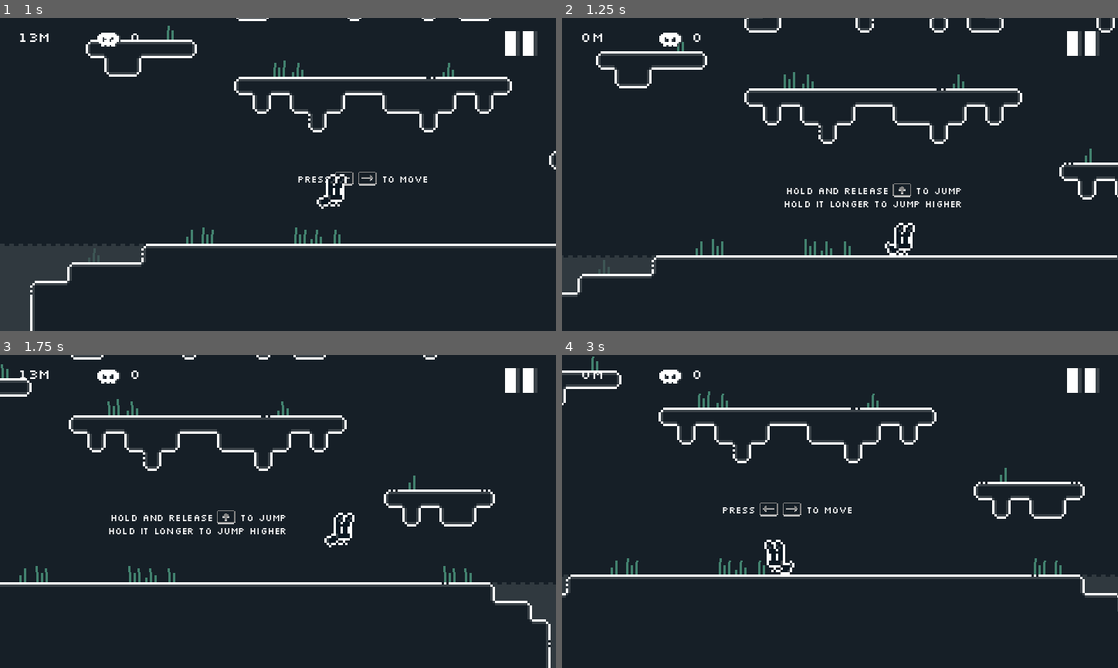
Above: before the commit, frames 1-4 (two rows, left to right).
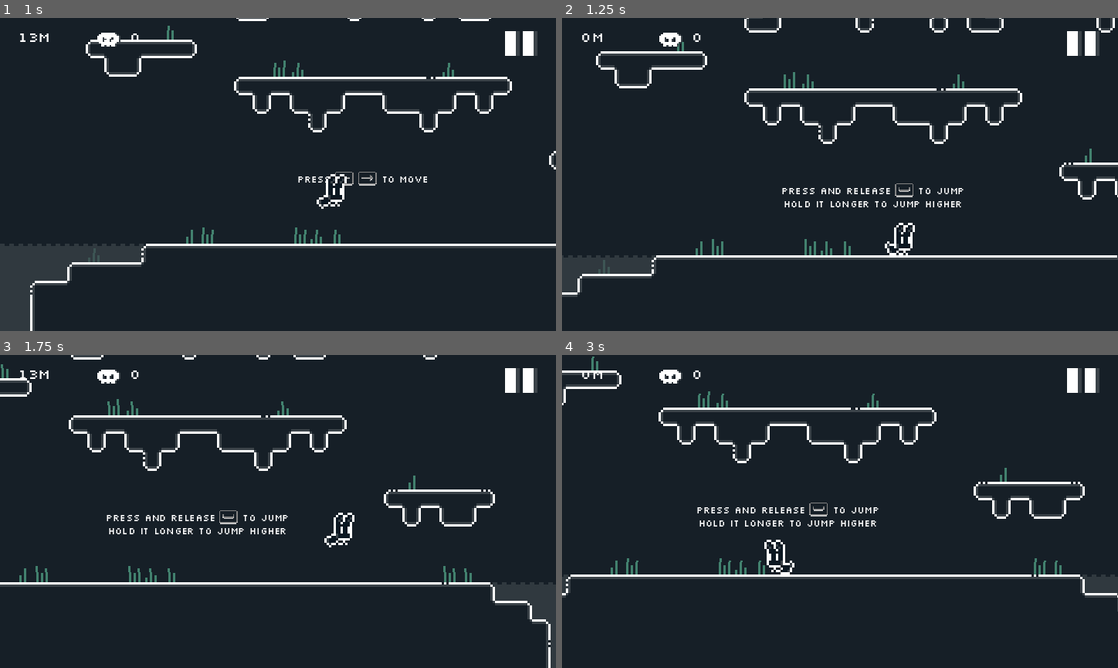
Above: after the commit, the same moments.

Repository: adityarahmanda/RabvantureGodot
Game: Godot game, scene res://Scenes/Game.tscn
The game is run twice, just before and just after one commit, with the same random seed, the same clock (stepped at 60 frames per second) and the same inputs.
Inputs:
- Up to frame 1 (1 s): hold Right (ui_right) from 0.53 s (still down); tap Space (ui_select) at 0.77 s
- Up to frame 2 (1.25 s): keep holding Right (ui_right)
- Up to frame 3 (1.75 s): keep holding Right (ui_right); tap Space (ui_select) at 1.52 s
- Up to frame 4 (3 s): release Right (ui_right) at 2.03 s; hold Left (ui_left) from 2.03 s (still down)

Frame 1 is identical in both runs. In frame 2, 0.4% of the frame differs, in the area x 39-73%, y 52-58%; in frame 3, 0.4%; in frame 4, 0.7%, in the area x 24-57%, y 47-55%.

Commit message:
implement localization and fix jump button image on device with no touchscreen

Diff:
--- a/Components/TutorialManager.tscn
+++ b/Components/TutorialManager.tscn
@@ -1,9 +1,10 @@
-[gd_scene load_steps=7 format=3 uid="uid://b2ybqbou1we7y"]
+[gd_scene load_steps=8 format=3 uid="uid://b2ybqbou1we7y"]
 
 [ext_resource type="Script" path="res://Scripts/_Core/TutorialManager.gd" id="1_otsab"]
 [ext_resource type="Texture2D" uid="uid://cstfx8xbjy1ce" path="res://Sprites/SpriteAtlas/LeftInputButton.tres" id="2_l3073"]
 [ext_resource type="Texture2D" uid="uid://l0gsbd8ud23h" path="res://Sprites/SpriteAtlas/RightInputButton.tres" id="3_4vkom"]
 [ext_resource type="Texture2D" uid="uid://b5ki4c688fvaf" path="res://Sprites/SpriteAtlas/JumpInputButton.tres" id="4_6dsrm"]
+[ext_resource type="Texture2D" uid="uid://cpjxuoq48pwpg" path="res://Sprites/space_input.png" id="5_levo2"]
 
 [sub_resource type="RectangleShape2D" id="RectangleShape2D_fs54y"]
 size = Vector2(112, 73)
@@ -13,22 +14,21 @@
 
 [node name="TutorialManager" type="Node2D"]
 script = ExtResource("1_otsab")
-move_left_image = ExtResource("2_l3073")
-move_right_image = ExtResource("3_4vkom")
-jump_image = ExtResource("4_6dsrm")
+left_input_image = ExtResource("2_l3073")
+right_input_image = ExtResource("3_4vkom")
+jump_input_image = ExtResource("4_6dsrm")
+space_input_image = ExtResource("5_levo2")
 
 [node name="Move Tutorial Area" type="Area2D" parent="."]
-position = Vector2(-37, -26)
+position = Vector2(-56.025, -26)
 
 [node name="CollisionShape2D" type="CollisionShape2D" parent="Move Tutorial Area"]
-position = Vector2(-11, 0)
 shape = SubResource("RectangleShape2D_fs54y")
 
 [node name="Jump Tutorial Area" type="Area2D" parent="."]
-position = Vector2(87, -26)
+position = Vector2(57, -26)
 
 [node name="CollisionShape2D" type="CollisionShape2D" parent="Jump Tutorial Area"]
-position = Vector2(-22, 0)
 shape = SubResource("RectangleShape2D_p7tmq")
 
 [node name="Control" type="Control" parent="."]
--- /dev/null
+++ b/Localization/localization.csv
@@ -0,0 +1,3 @@
+key,en,id
+move_tutorial,Press %s %s to Move,Tekan %s %s untuk bergerak
+jump_tutorial,Press and Release %s to Jump\nHold it longer to Jump Higher,Tekan dan lepas %s untuk lompat\nTahan lebih lama untuk lompat tinggi
--- a/Scenes/Game.tscn
+++ b/Scenes/Game.tscn
@@ -155,7 +155,6 @@
 [node name="StateMachine" parent="EnemyBat12" index="5" node_paths=PackedStringArray("state")]
 state = NodePath("IdleState")
 
-[editable path="Services/TutorialManager"]
 [editable path="EnemyBat3"]
 [editable path="EnemyBat4"]
 [editable path="EnemyBat5"]
--- a/Scripts/_Core/GameManager.gd
+++ b/Scripts/_Core/GameManager.gd
@@ -9,6 +9,7 @@
 func _ready() -> void:
 	SaveGame.load_json()
 	register_signal_callbacks()
+	set_locale()
 	main_camera.follow_target = player
 	main_canvas.refresh_ui()
 
@@ -17,6 +18,10 @@
 
 func register_signal_callbacks() -> void:
 	player.on_dead.connect(on_player_die.bind())
+
+func set_locale() -> void:
+	var locale = Global.locale if Global.locale == "" else OS.get_locale()
+	TranslationServer.set_locale(locale)
 
 func on_player_die() -> void:
 	Global.death_count += 1
--- a/Scripts/_Core/Global.gd
+++ b/Scripts/_Core/Global.gd
@@ -1,5 +1,6 @@
 extends Node2D
 
+var locale :String = String()
 var reset_scene_delay := 1.0
 var death_count := 0
 var score := 0
--- a/Scripts/_Core/SaveGame.gd
+++ b/Scripts/_Core/SaveGame.gd
@@ -4,7 +4,8 @@
 
 func save_json() -> void:
 	var data := {
-		death_count = Global.death_count
+		death_count = Global.death_count,
+		locale = Global.locale
 	}
 	var json_data := JSON.stringify(data)
 	var file_access := FileAccess.open(SAVE_PATH, FileAccess.WRITE)
--- a/Scripts/_Core/TutorialManager.gd
+++ b/Scripts/_Core/TutorialManager.gd
@@ -3,9 +3,10 @@
 
 @onready var tutorial_label:RichTextLabel = %TutorialLabel
 
-@export var move_left_image:Texture2D
-@export var move_right_image:Texture2D
-@export var jump_image:Texture2D
+@export var left_input_image:Texture2D
+@export var right_input_image:Texture2D
+@export var jump_input_image:Texture2D
+@export var space_input_image:Texture2D
 
 var is_show_move_tutorial:bool = false
 var is_show_jump_tutorial:bool = false
@@ -16,9 +17,10 @@
 
 func on_player_entered_or_exited():
 	if (is_show_jump_tutorial):
-		set_tutorial_label_text("Hold and Release %s to Jump\nHold it longer to Jump Higher" % get_image_text(jump_image))
+		var image = jump_input_image if DisplayServer.is_touchscreen_available() else space_input_image
+		set_tutorial_label_text(tr("jump_tutorial") % get_image_text(image))
 	elif (is_show_move_tutorial):
-		set_tutorial_label_text("Press %s %s to Move" % [get_image_text(move_left_image), get_image_text(move_right_image)])
+		set_tutorial_label_text(tr("move_tutorial") % [get_image_text(left_input_image), get_image_text(right_input_image)])
 
 func get_image_text(image:Texture2D) -> String:
 	if (image == null): return ""
@@ -29,21 +31,21 @@
 	tutorial_label.text = text
 
 func _on_move_tutorial_area_body_entered(body):
-	if (body.name != "Player"): return
+	if (!body.is_in_group("Player")): return
 	is_show_move_tutorial = true
 	on_player_entered_or_exited()
 
 func _on_move_tutorial_area_body_exited(body):
-	if (body.name != "Player"): return
+	if (!body.is_in_group("Player")): return
 	is_show_move_tutorial = false
 	on_player_entered_or_exited()
 
 func _on_jump_tutorial_area_body_entered(body):
-	if (body.name != "Player"): return
+	if (!body.is_in_group("Player")): return
 	is_show_jump_tutorial = true
 	on_player_entered_or_exited()
 
 func _on_jump_tutorial_area_body_exited(body):
-	if (body.name != "Player"): return
+	if (!body.is_in_group("Player")): return
 	is_show_jump_tutorial = false
 	on_player_entered_or_exited()
--- a/project.godot
+++ b/project.godot
@@ -18,7 +18,7 @@
 boot_splash/image="res://full-logo.png"
 boot_splash/fullsize=false
 boot_splash/use_filter=false
-config/icon="res://icon.png"
+config/icon="res://Sprites/icon.png"
 boot_splash/minimum_display_time=3000
 
 [autoload]
@@ -85,6 +85,10 @@
 ]
 }
 
+[internationalization]
+
+locale/translations=PackedStringArray("res://Localization/localization.en.translation", "res://Localization/localization.id.translation")
+
 [rendering]
 
 textures/canvas_textures/default_texture_filter=0
Not shown, added: Localization/localization.csv.import
Binary file added: Sprites/space_input.png
Not shown, added: Sprites/space_input.png.import
